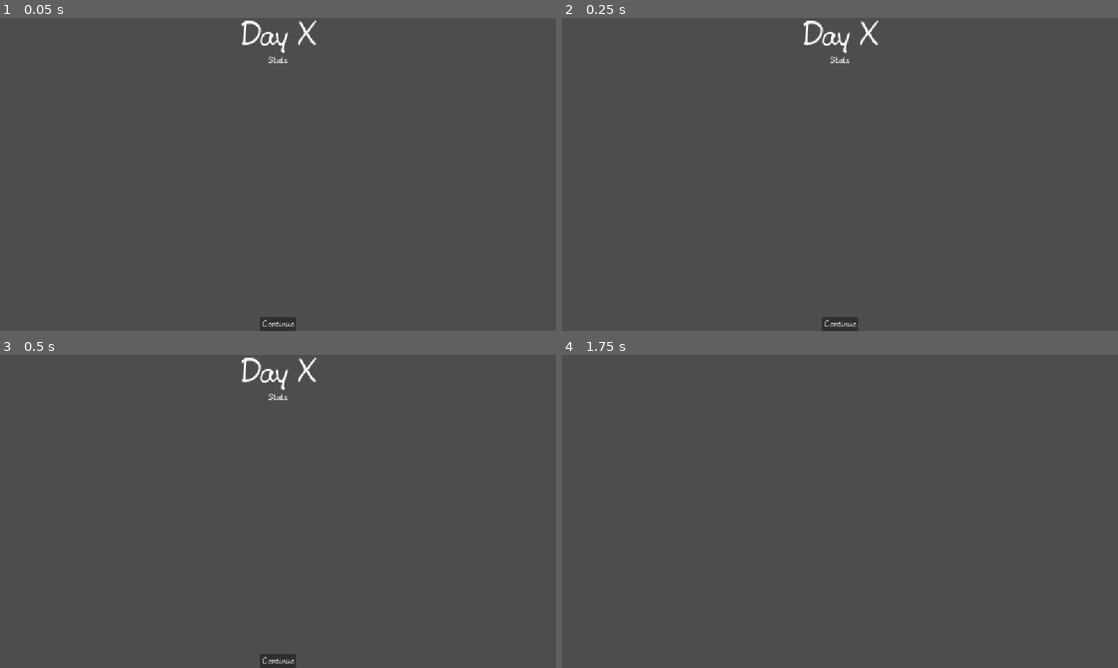
Above: before the commit, frames 1-4 (two rows, left to right).
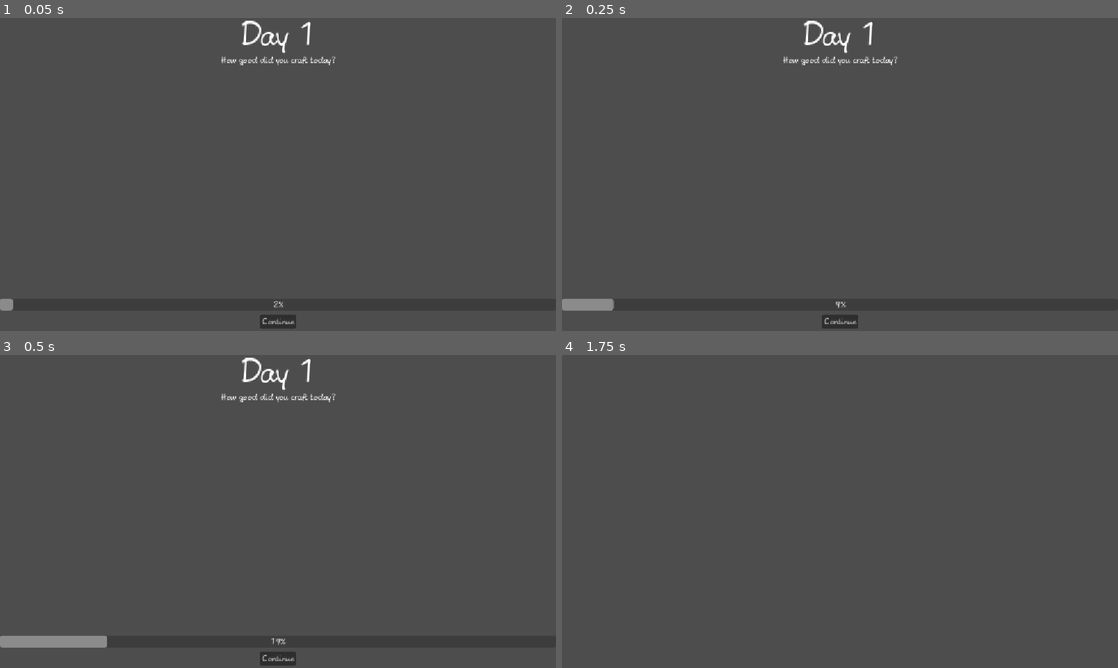
Above: after the commit, the same moments.

Repository: KIT-GameJam/Firework-Craft
Game: Godot game, scene res://ui/screens/day-over-screen/day_over_screen.tscn
The game is run twice, just before and just after one commit, with the same random seed, the same clock (stepped at 60 frames per second) and the same inputs. This scene is started directly instead of the project's main scene.
Inputs (mouse positions are in pixels of both pictures, inside the frame that each line leads up to):
- Up to frame 1 (0.05 s): no input
- Up to frame 2 (0.25 s): no input
- Up to frame 3 (0.5 s): no input
- Up to frame 4 (1.75 s): click "Continue" at 0.5 s; tap Enter at 1.25 s; move the mouse to (962, 495) at 1.27 s; hold D (move_right) from 1.28 s (still down); click (962, 495) at 1.42 s

The runs differ from the first frame. In frame 1, 0.8% of the frame differs, in the area x 0-61%, y 0-100%; in frame 2, 1.0%; in frame 3, 1.4%; in frame 4, nothing differs.

Commit message:
added progress bar

Diff:
--- a/ui/screens/day-over-screen/day_over_screen.gd
+++ b/ui/screens/day-over-screen/day_over_screen.gd
@@ -1,10 +1,19 @@
 extends Control
+
 var level_nr: int
+@onready var title : Label = $VBoxContainer/Title
+@onready var progress_bar : ProgressBar = $VBoxContainer/ProgressBar
+var total_satisfaction : int = 75 # TODO: set this
 signal select_level_1
 
 # Called when the node enters the scene tree for the first time.
 func _ready() -> void:
-	pass
+	title.text = "Day " + str(level_nr+1)
+	progress_bar.value = 0
+	var tween = create_tween()
+	tween.tween_property(progress_bar, "value", total_satisfaction, 2.0) # (Zielwert, Dauer)
+	tween.set_trans(Tween.TRANS_SINE)
+	tween.set_ease(Tween.EASE_OUT)
 
 # Called every frame. 'delta' is the elapsed time since the previous frame.
 func _process(_delta: float) -> void:
--- a/ui/screens/day-over-screen/day_over_screen.tscn
+++ b/ui/screens/day-over-screen/day_over_screen.tscn
@@ -1,7 +1,9 @@
-[gd_scene load_steps=3 format=3 uid="uid://u1l0uufcdwif"]
+[gd_scene load_steps=4 format=3 uid="uid://u1l0uufcdwif"]
 
 [ext_resource type="Theme" uid="uid://hheneshfv1b2" path="res://ui/themes/your_theme.tres" id="1_nk6t1"]
 [ext_resource type="Script" uid="uid://b8kvsir2e8n1b" path="res://ui/screens/day-over-screen/day_over_screen.gd" id="2_hheev"]
+
+[sub_resource type="LabelSettings" id="LabelSettings_hheev"]
 
 [node name="DayOverScreen" type="Control"]
 layout_mode = 3
@@ -24,18 +26,25 @@
 [node name="Title" type="Label" parent="VBoxContainer"]
 layout_mode = 2
 theme_type_variation = &"HeaderLarge"
-text = "Day X"
+text = "Day 1"
 horizontal_alignment = 1
 
 [node name="Label" type="Label" parent="VBoxContainer"]
+custom_minimum_size = Vector2(0, 500)
 layout_mode = 2
-size_flags_vertical = 3
-text = "Stats"
+size_flags_vertical = 1
+text = "How good did you craft today?"
+label_settings = SubResource("LabelSettings_hheev")
 horizontal_alignment = 1
+
+[node name="ProgressBar" type="ProgressBar" parent="VBoxContainer"]
+layout_mode = 2
+step = 1.0
 
 [node name="Button" type="Button" parent="VBoxContainer"]
 layout_mode = 2
 size_flags_horizontal = 4
+size_flags_vertical = 6
 text = "Continue"
 
 [connection signal="pressed" from="VBoxContainer/Button" to="." method="_on_button_pressed"]
